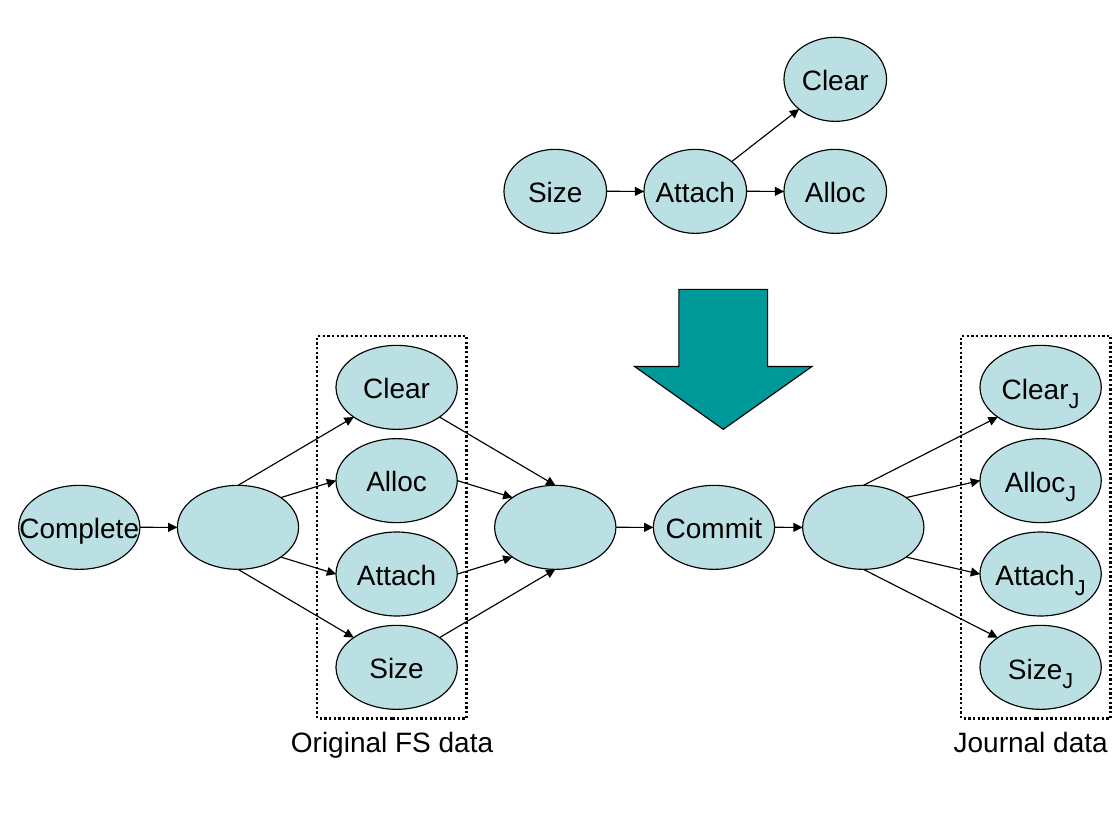
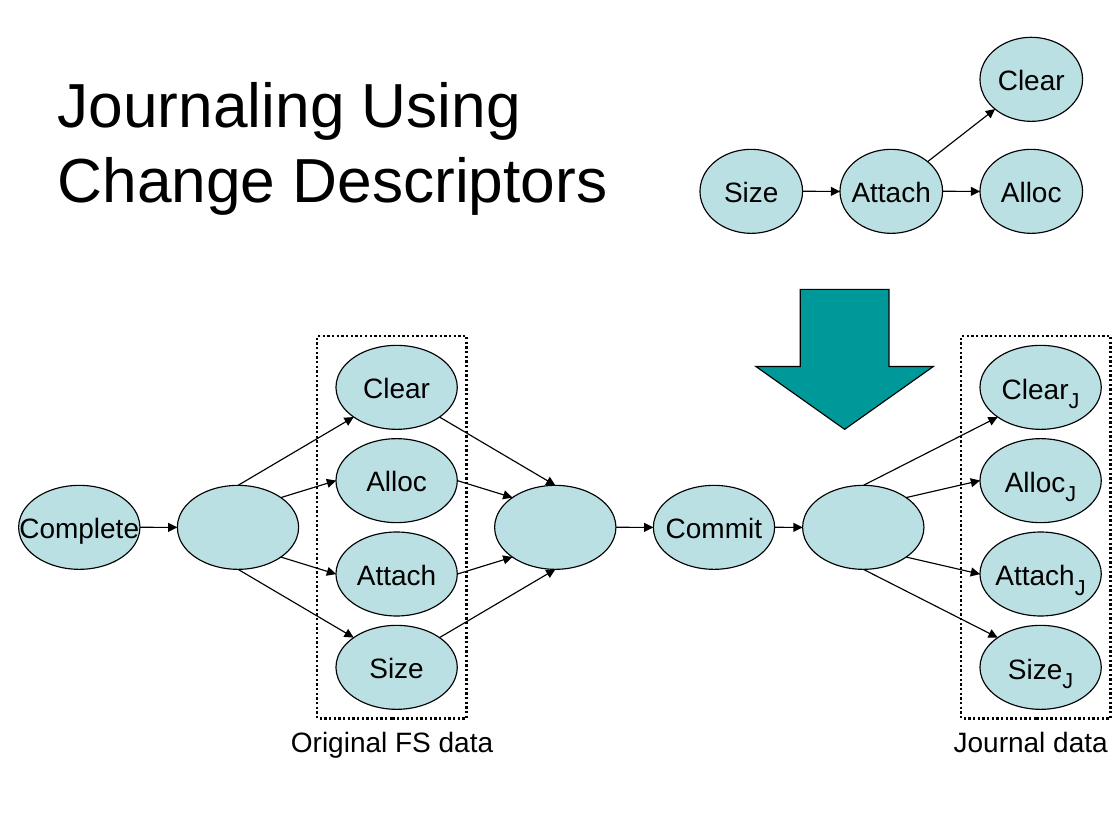
Before and after one commit to ucla-readable/fstitch-doc, a slide deck: slide 8 of sosp_wip/sosp_wip_kudos.ppt (slide 6 before the commit). Drawn at 1120x840 pixels with LibreOffice and Linux fonts; fonts in the diff are those of the drawing; background and template pictures are left out. Boxes give left, top, right and bottom in pixels: in the first picture for what was removed or moved away, otherwise in the second. Text is boxed around its words. In the diff, an @@ line names an element or a change of style, - is before the commit and + after.

```diff
--- a/sosp_wip/sosp_wip_kudos.ppt
+++ b/sosp_wip/sosp_wip_kudos.ppt
@@ text added at (58,82,607,213), 40 pt, text #000000 @@
+Journaling Using Change Descriptors
@@ 4 ellipses, 1 arrow: place and size @@
-4 ellipses, 1 arrow at (504,37,887,233)
+4 ellipses, 1 arrow at (700,37,1083,233)
@@ arrow moved from (747, 192) - (784, 192) to (803, 192) - (840, 192) @@
@@ arrow moved from (607, 192) - (644, 192) to (943, 192) - (980, 192) @@
@@ down arrow: place and size @@
-down arrow at (635,289,812,429)
+down arrow at (756,289,933,429)
```
Also in this commit, not shown: 2 other slides changed, 6 slides added, 4 slides removed.
